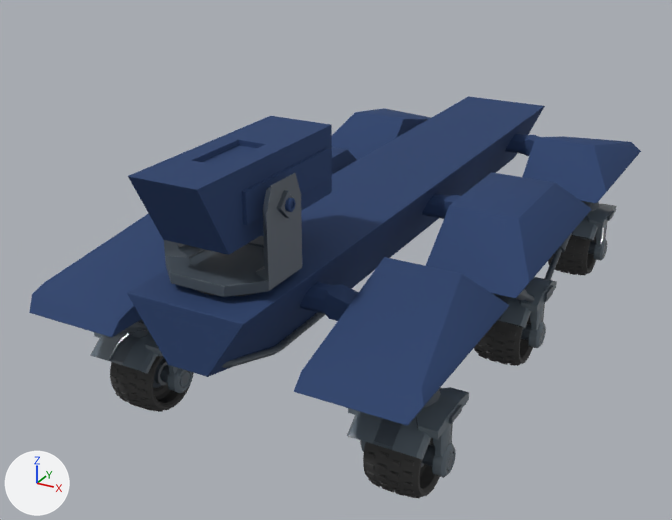
What one commit did to the Blender file Tut11_AssetsPicking/AssetsRaw/rover.blend.
One viewpoint serves both versions: a camera (50 mm lens) standing at (8.17, -17.5, 10.23) and looking at (-0.83, -1.14, 2.05). Lighting does not change. The marker at lower left points along +X, +Y and +Z.

The first picture shows 'BackLeftTire', 'BackLeftWing', 'Cannon', 'CannonBase', 'FrontLeftTire', 'FrontLeftWing', 'FrontRightTire', 'FrontRightWing', 'MainPart', 'MidLeftHydro', 'MidTireLeft', 'Pipes'.
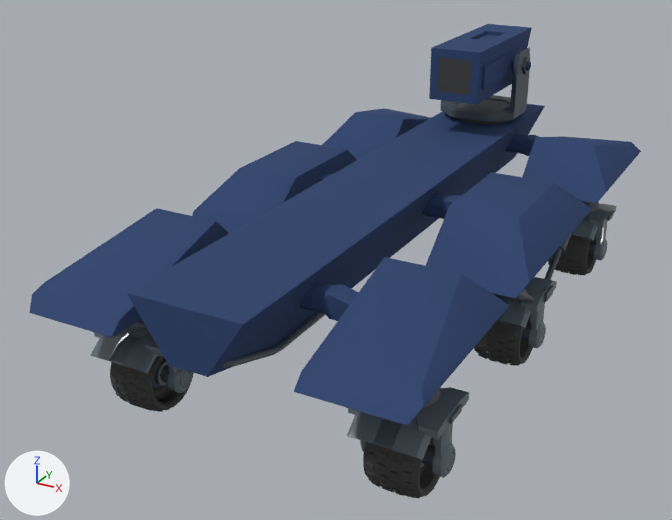
What the commit changed:
Object 'CannonBase' (ob_cannonbase) moves from (0.0, -6.114, 4.035) to (0.0, 5.352, 4.035).
Object 'CannonBase' (ob_cannonbase) turns from (0, 0, 0) to (0, 0, 180) degrees about x, y and z.

Boxes (x1, y1, x2, y2) around the edits, measured in the pictures (672 x 520 px):
'Cannon', moved, turned
    before: (128, 116, 332, 255)
    after: (429, 24, 532, 105)
'CannonBase', moved, turned
    before: (164, 173, 302, 297)
    after: (440, 47, 530, 124)
